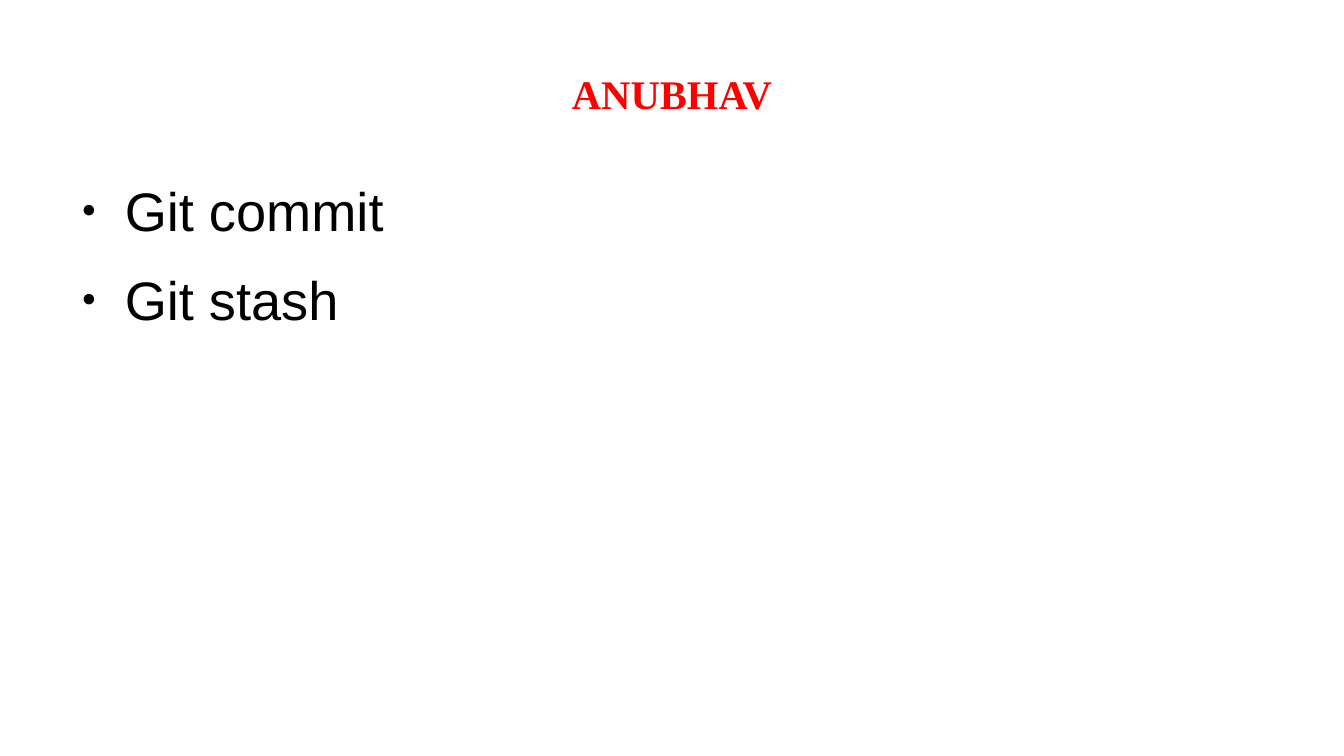
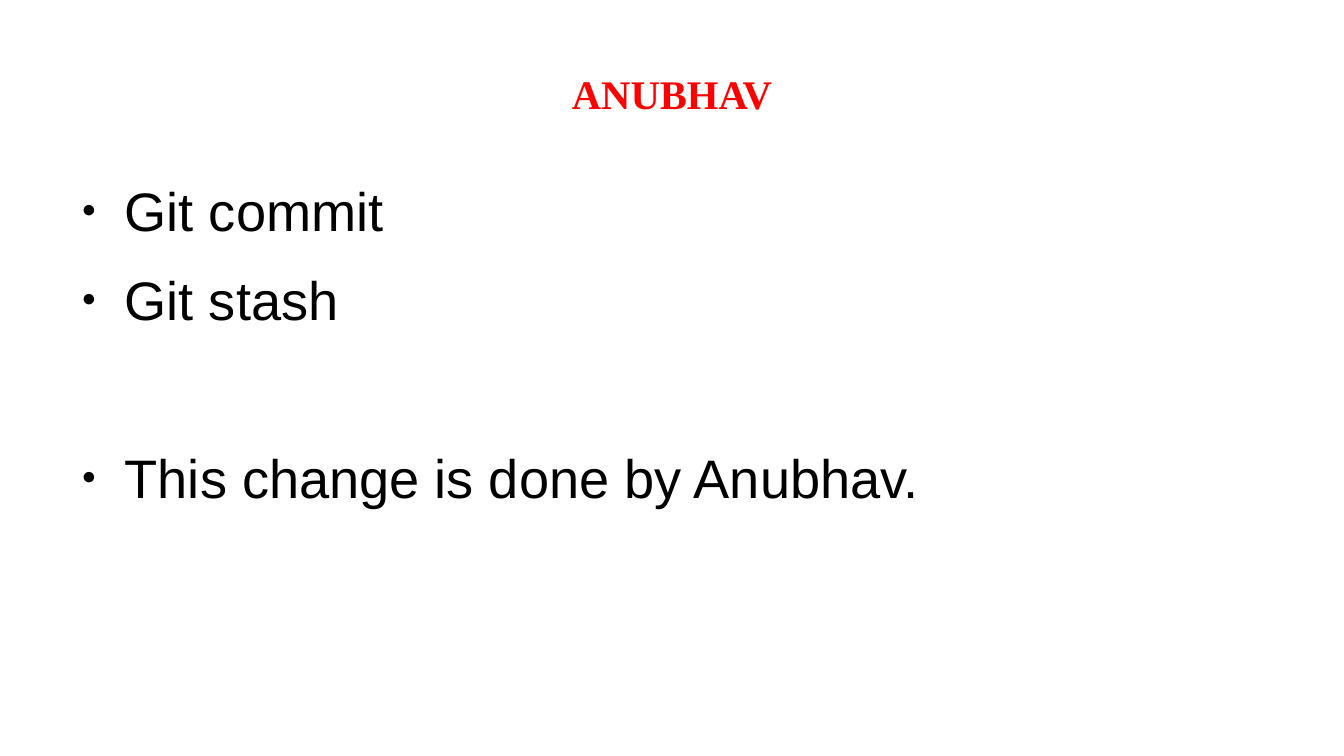
Before and after one commit to anubhavAnora/presentation, a slide deck: slide 2 of Presentation.odp. Drawn at 1344x756 pixels with LibreOffice and Linux fonts; fonts in the diff are those of the drawing. Boxes give left, top, right and bottom in pixels: in the first picture for what was removed or moved away, otherwise in the second. Text is boxed around its words. In the diff, an @@ line names an element or a change of style, - is before the commit and + after.

Commit message:
adding a new line in anubhav

```diff
--- a/Presentation.odp
+++ b/Presentation.odp
@@ text at (x1=125, y1=458, x2=919, y2=507): paragraph added @@
+● This change is done by Anubhav.
```
